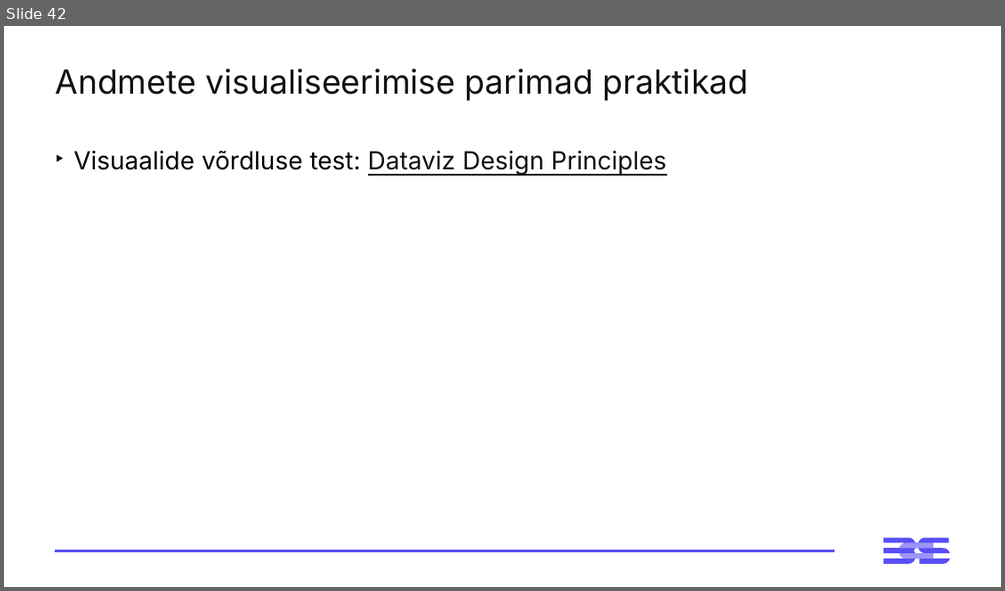
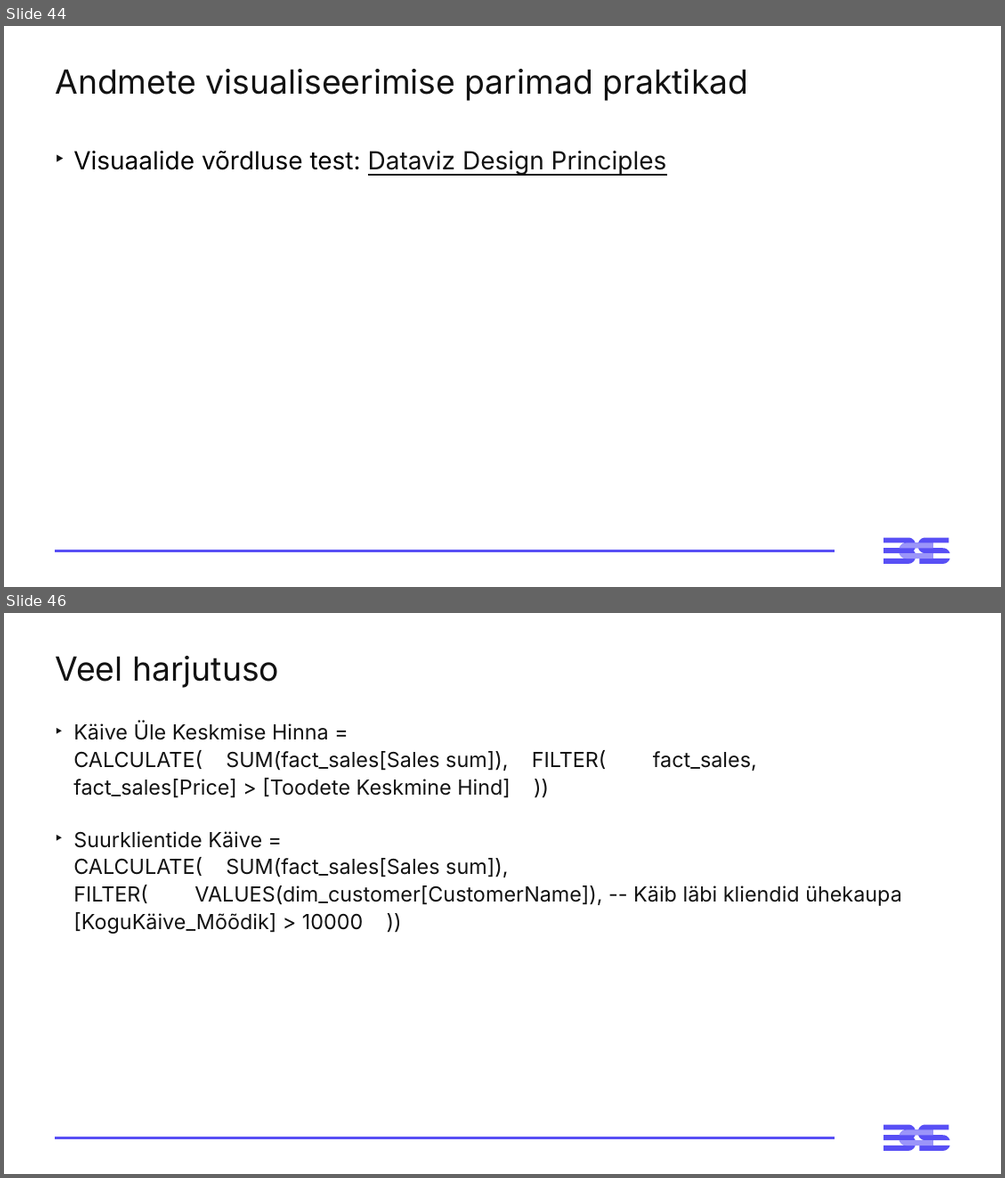
Before and after one commit to emilieabel/andmetarkus, a slide deck: Materjalid/Day3 M Visuaalid Andmelugu/3-paev-andmetarkus-esitlus.pptx. Shown one above the other, each under a label of ours: slide 42 before the commit, slides 44 and 46 after it; the slides between them are not shown. The pictures are 1005x591 and 1005x1178 pixels, drawn with LibreOffice and Linux fonts; fonts in the diff are those of the drawing. Boxes give left, top, right and bottom in pixels: in the first picture for what was removed or moved away, otherwise in the second. Text is boxed around its words. In the diff, an @@ line names an element or a change of style, - is before the commit and + after.

```diff
--- a/Materjalid/Day3 M Visuaalid Andmelugu/3-paev-andmetarkus-esitlus.pptx
+++ b/Materjalid/Day3 M Visuaalid Andmelugu/3-paev-andmetarkus-esitlus.pptx
@@ slide 46 added at (4, 613, 1001, 1174), background #FFFFFF; not listed: 3 template elements that a slide beside it also shows @@
@@ title added at (55, 656, 279, 688), 32 pt, text #121212 @@
+Veel harjutuso
@@ text added at (73, 722, 902, 933), 20 pt, text #121212 @@
+‣ Käive Üle Keskmise Hinna =
+  CALCULATE( SUM(fact_sales[Sales sum]), FILTER( fact_sales, fact_sales[Price] > [Toodete Keskmine Hind] ))
+‣ Suurklientide Käive =
+  CALCULATE( SUM(fact_sales[Sales sum]), FILTER( VALUES(dim_customer[CustomerName]), -- Käib läbi kliendid ühekaupa [KoguKäive_Mõõdik] > 10000 ))
@@ what was slide 42 is now slide 44 @@
```
Also in this commit, not shown: 8 slides changed, 3 other slides added, 5 other files.
